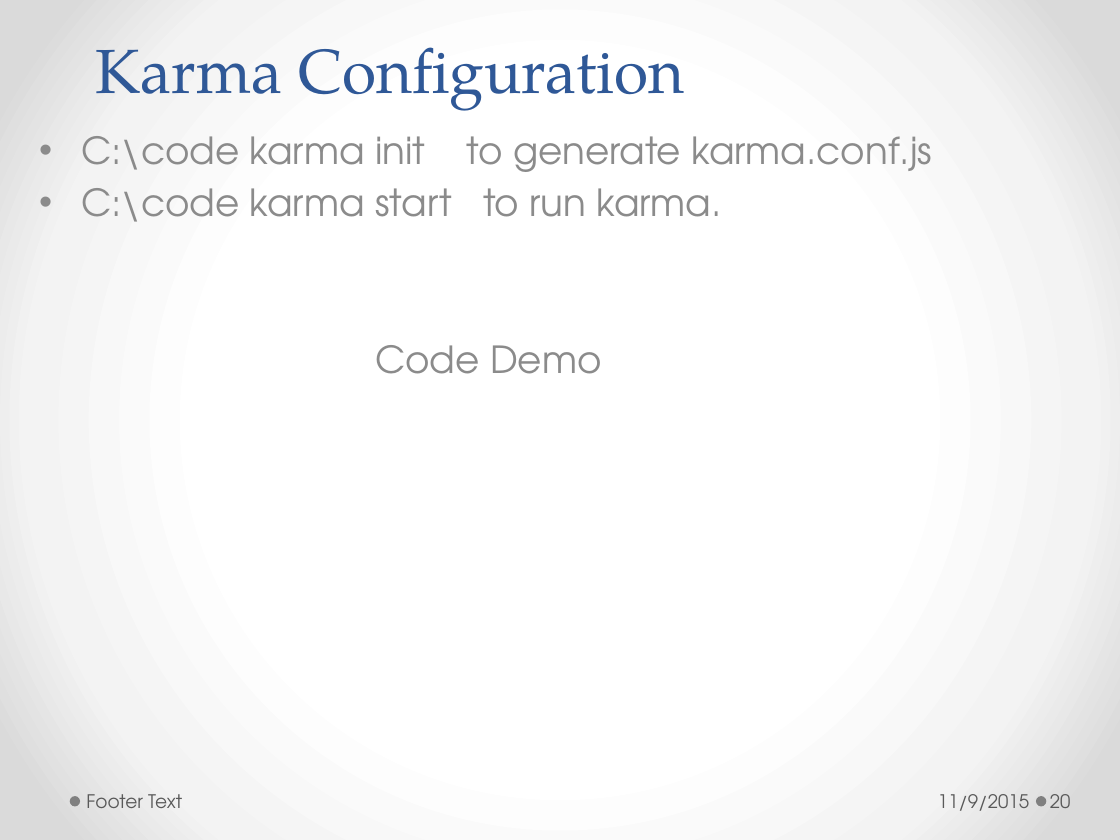
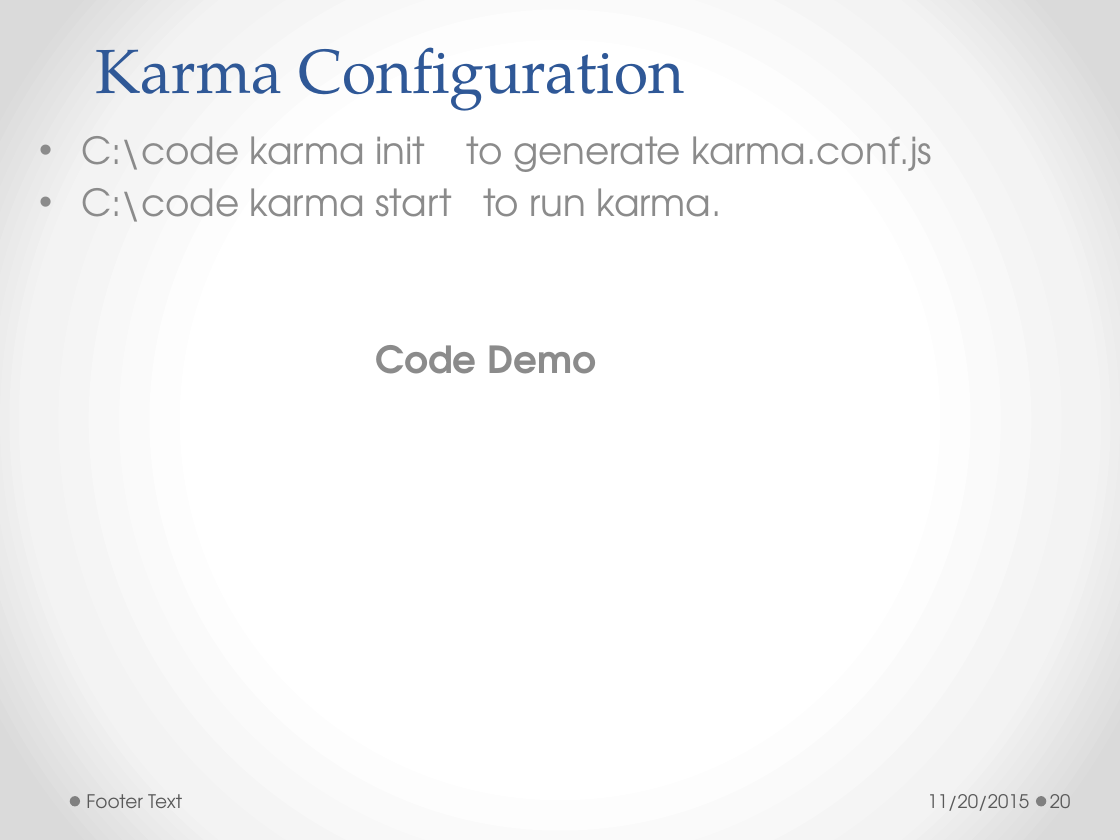
Before and after one commit to h-t-tran/work, a slide deck: slide 20 of brownbag/jamine/tech-presentation-jasmine.pptx. Drawn at 1120x840 pixels with LibreOffice and Linux fonts; fonts in the diff are those of the drawing. Boxes give left, top, right and bottom in pixels: in the first picture for what was removed or moved away, otherwise in the second. Text is boxed around its words. In the diff, an @@ line names an element or a change of style, - is before the commit and + after.

```diff
--- a/brownbag/jamine/tech-presentation-jasmine.pptx
+++ b/brownbag/jamine/tech-presentation-jasmine.pptx
@@ text at (375, 345, 596, 374): bold on in "Code Demo" @@
@@ text at (927, 794, 1029, 811): text changed @@
-11/9/2015
+11/20/2015
```
Also in this commit, not shown: 20 other slides changed, 33 other files.
